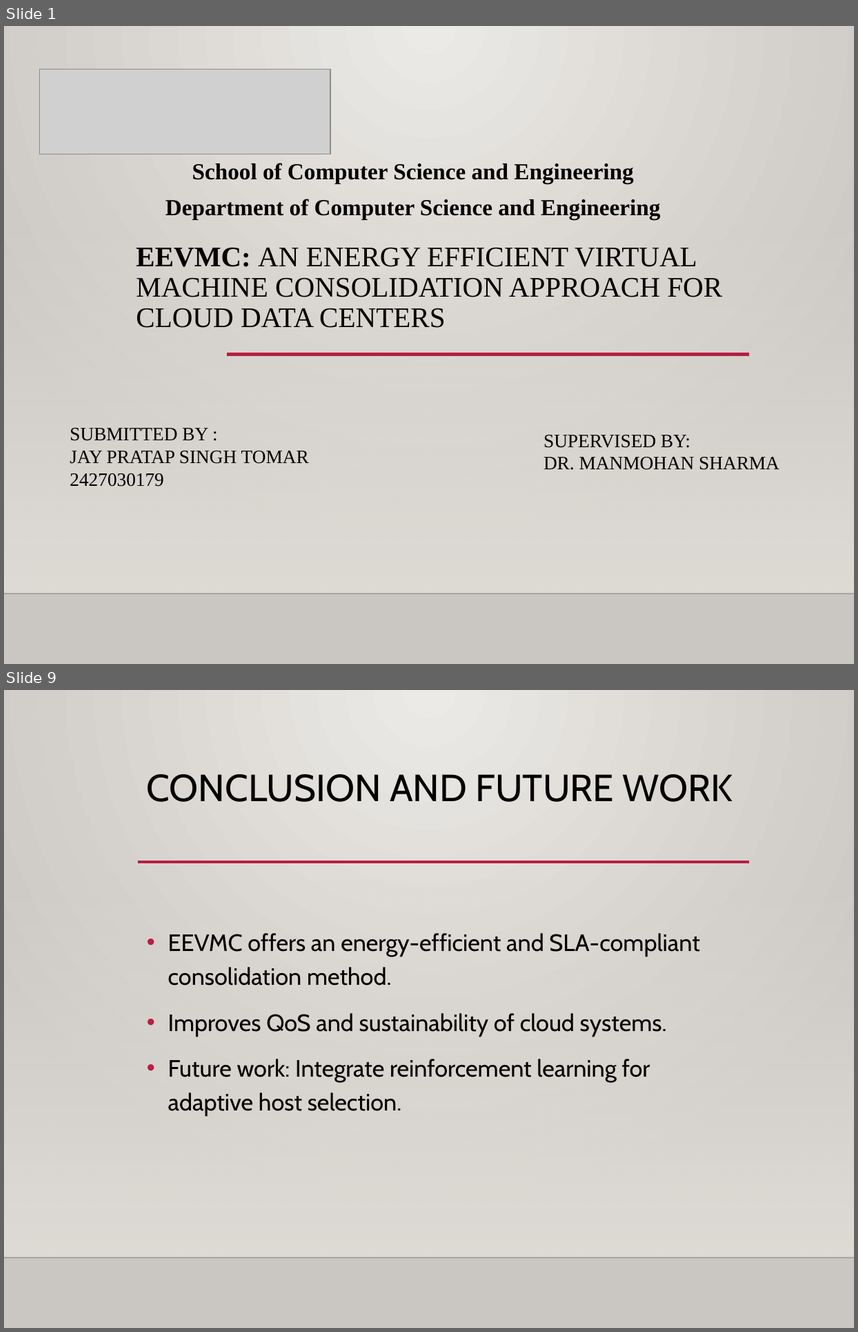
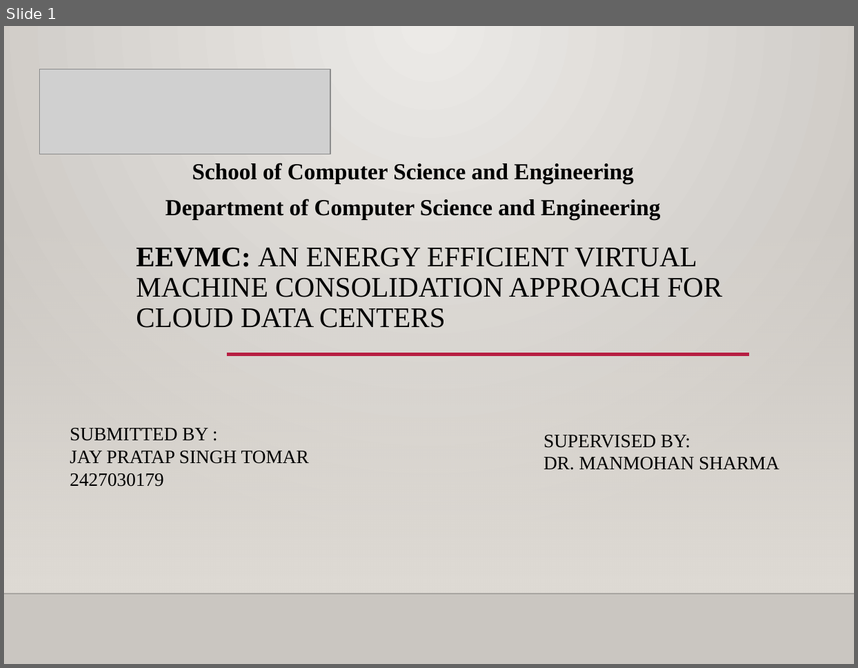
Before and after one commit to jaytomar19/Pbl_Jay-Pratap-Singh-Tomar, a slide deck: PBL PPT.pptx. Shown one above the other, each under a label of ours: slides 1 and 9 before the commit, slide 1 after it; the slides between them are not shown. The pictures are 858x1332 and 858x668 pixels, drawn with LibreOffice and Linux fonts; fonts in the diff are those of the drawing; grey boxes stand for pictures; background and template pictures are left out. Boxes give left, top, right and bottom in pixels: in the first picture for what was removed or moved away, otherwise in the second. Text is boxed around its words. In the diff, an @@ line names an element or a change of style, - is before the commit and + after.

```diff
--- a/PBL PPT.pptx
+++ b/PBL PPT.pptx
@@ slide 9 removed at [4,690,854,1328], background gradient #ECEAE7 to #CAC7C1; not listed: 2 template elements that a slide beside it also shows @@
@@ title removed at [147,774,733,802] @@
-CONCLUSION AND FUTURE WORK
@@ line removed from (139, 862) to (749, 862) @@
@@ text removed at [168,933,700,1116] @@
-• EEVMC offers an energy-efficient and SLA-compliant consolidation method.
-• Improves QoS and sustainability of cloud systems.
-• Future work: Integrate reinforcement learning for adaptive host selection.
```
Also in this commit, not shown: 8 slides changed, 7 slides added, 1 other slide removed.
